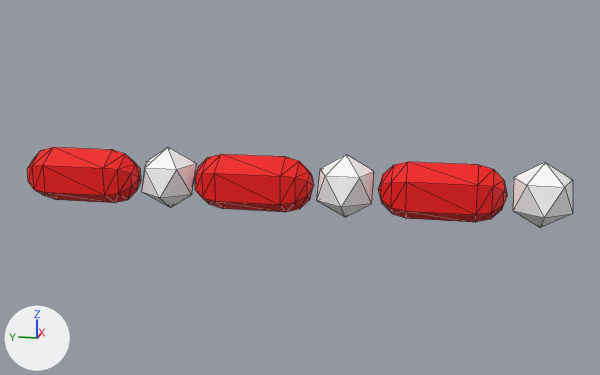
Renders of the glTF model addons/Cubiix_Assets/Mods/CoreAssets/Assets/Mesh/Base/Tails/Cat_Tail.gltf from each side of a commit.
One viewpoint serves both versions: a 50 mm camera at (-5.44, 1.23, 2.57) aimed at (0.01, 2.32, 1.21). The axes (+X, +Y, +Z) are drawn at lower left. The lights are the same throughout. Mesh edges are drawn as thin lines. Vertices at the same position are counted once.

In view in the first picture: 'Cat_Tail'.
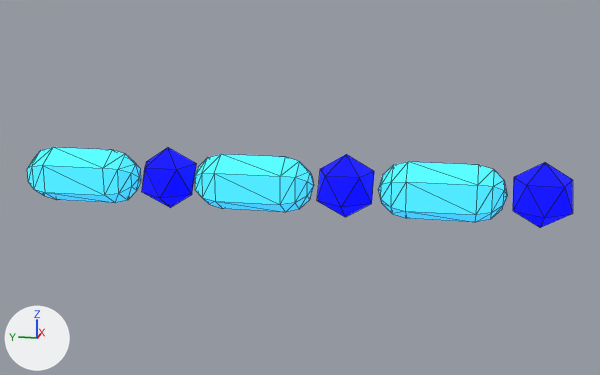
Edits to the bpy script that builds the scene:
```text
Add img_shader_teststrip:
    img_shader_teststrip = load_image('Shader_TestStrip', 'Shader_TestStrip.png', 18, 2, 'sRGB')
Change mat_material:
    where n0 = _N.new('ShaderNodeBsdfPrincipled'); n0.name = 'Principled BSDF'
    n0.inputs[2].default_value: 0.61 -> 1.0  # 'Roughness'
    add n0.inputs[28].default_value = 1.0  # 'Emission Strength'
    where n2 = _N.new('ShaderNodeTexImage'); n2.name = 'Image Texture'
    n2.image: img_color_palette -> img_shader_teststrip
    add n3 = _N.new('ShaderNodeTexImage'); n3.name = 'Image Texture.001'
    add n3.image = img_shader_teststrip
    add n3.interpolation = 'Closest'
    remove _L.new(n2.outputs[0], n0.inputs[0])  # 'Color' to 'Base Color'
    add _L.new(n2.outputs[0], n0.inputs[27])  # 'Color' to 'Emission Color'
    add _L.new(n3.outputs[0], n0.inputs[0])  # 'Color' to 'Base Color'
Change me_plane_023:
    where me_plane_023.from_pydata(...)  # 150 vertices, 276 faces; spans x -0.2..0.2, y 0.53..4.33, z 1.02..1.46
    used by ob_cat_tail; location = (0.0, 0.0, 0.0)
    me_plane_023 part 1: texture (UV) coordinates of 276 of 276 faces, centred in x -0.17..0.17, y 0.55..4.31, z 1.07..1.39, changed; they spanned u 0.25..0.75, v 0.75..0.75 and now span u 0.03..0.08, v 0.73..0.75
```

Boxes (x1, y1, x2, y2) around the edits, measured in the pictures (600 x 375 px):
'Cat_Tail', surface changed
    both: (27, 147, 573, 228)
